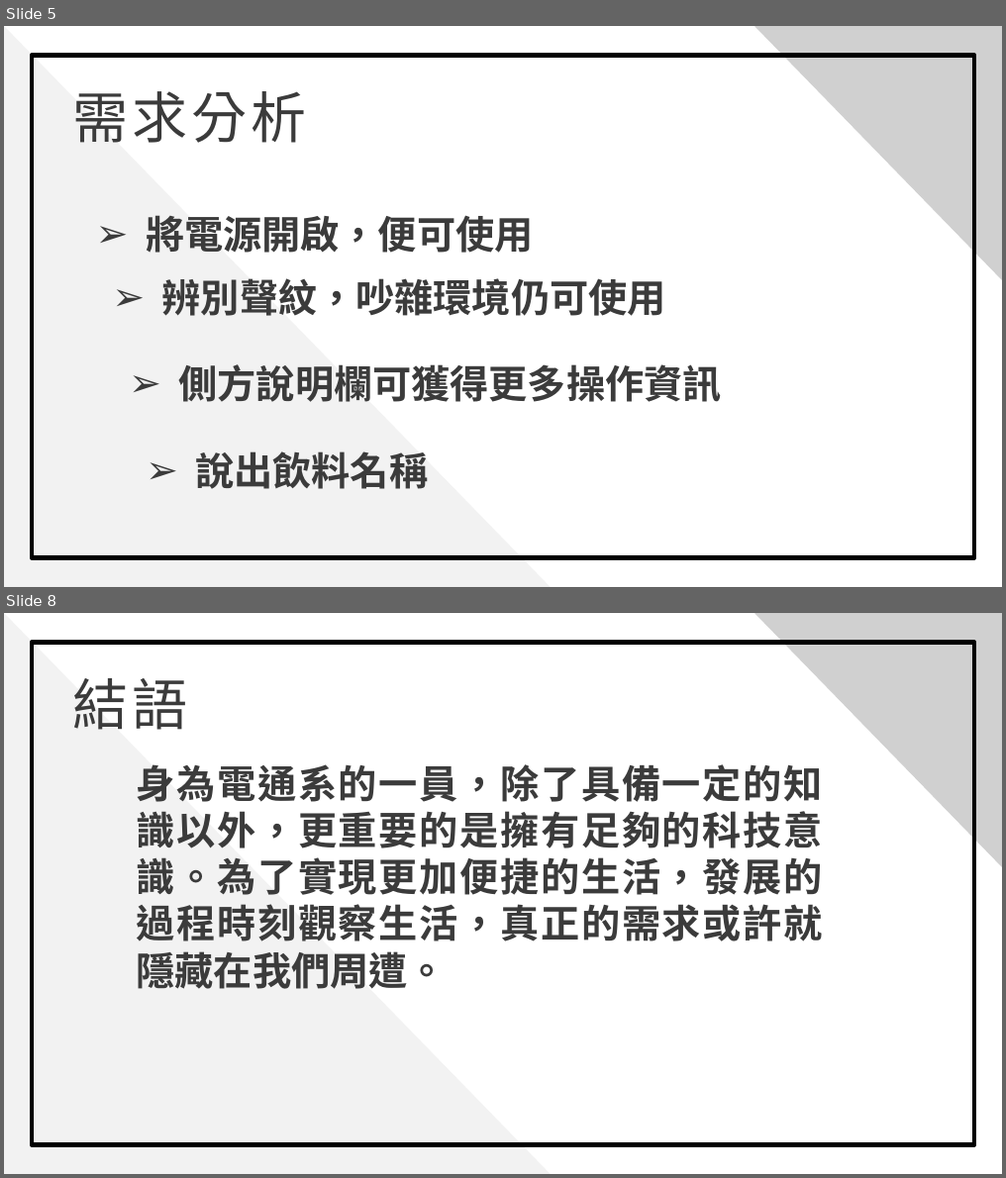
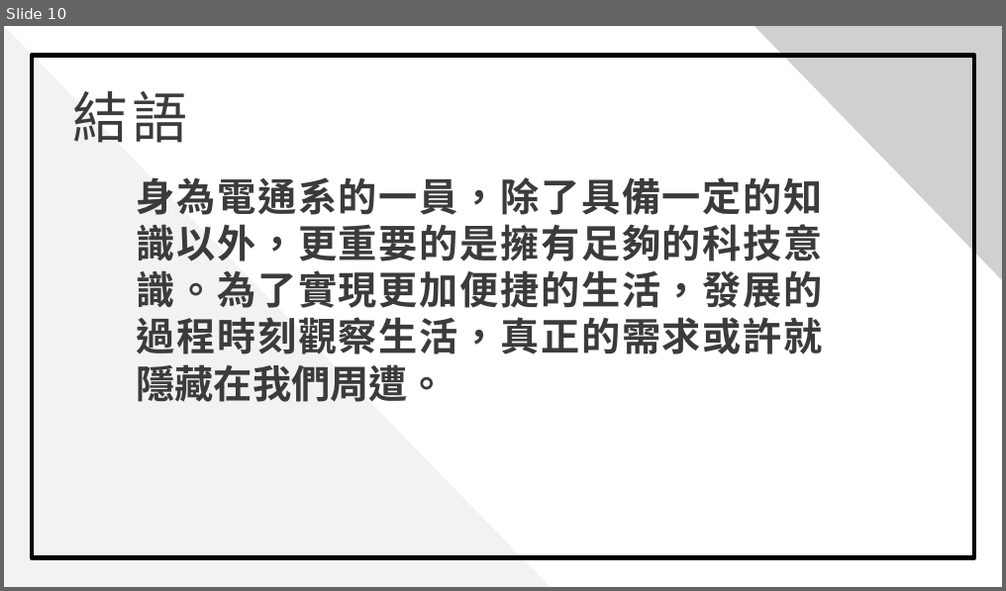
Before and after one commit to 0451030/108_SE_Team8, a slide deck: 軟體工程_期中報告.pptx. Shown one above the other, each under a label of ours: slides 5 and 8 before the commit, slide 10 after it; the slides between them are not shown. The pictures are 1006x1178 and 1006x591 pixels, drawn with LibreOffice and Linux fonts; fonts in the diff are those of the drawing; grey boxes stand for pictures; background and template pictures are left out. Boxes give left, top, right and bottom in pixels: in the first picture for what was removed or moved away, otherwise in the second. Text is boxed around its words. In the diff, an @@ line names an element or a change of style, - is before the commit and + after.

```diff
--- a/軟體工程_期中報告.pptx
+++ b/軟體工程_期中報告.pptx
@@ slide 5 removed at [4, 26, 1002, 587], background picture (left out) @@
@@ rectangle removed at [4, 26, 1002, 586] @@
@@ triangle removed at [4, 26, 549, 586] @@
@@ rectangle removed at [32, 55, 975, 558] @@
@@ picture removed at [754, 26, 1002, 280] @@
@@ text removed at [72, 91, 306, 143] @@
-需求分析
@@ text removed at [146, 215, 533, 253] @@
-➢ 將電源開啟，便可使用
@@ text removed at [162, 278, 666, 316] @@
-➢ 辨別聲紋，吵雜環境仍可使用
@@ text removed at [179, 365, 722, 402] @@
-➢ 側方說明欄可獲得更多操作資訊
@@ text removed at [195, 452, 428, 489] @@
-➢ 說出飲料名稱
@@ what was slide 8 is now slide 10 @@
```
Also in this commit, not shown: 5 slides changed, 4 slides added, 1 other slide removed.
